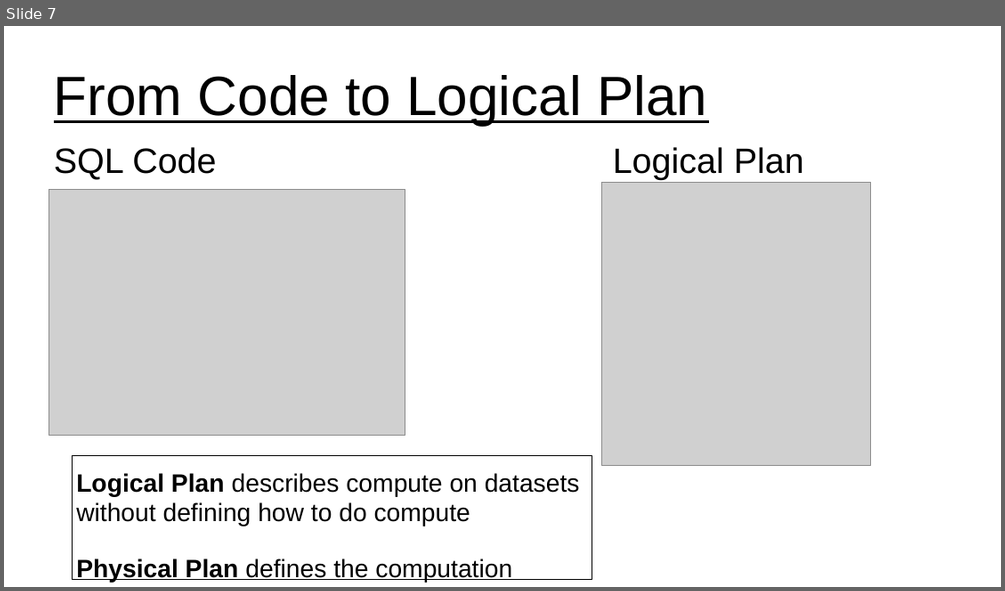
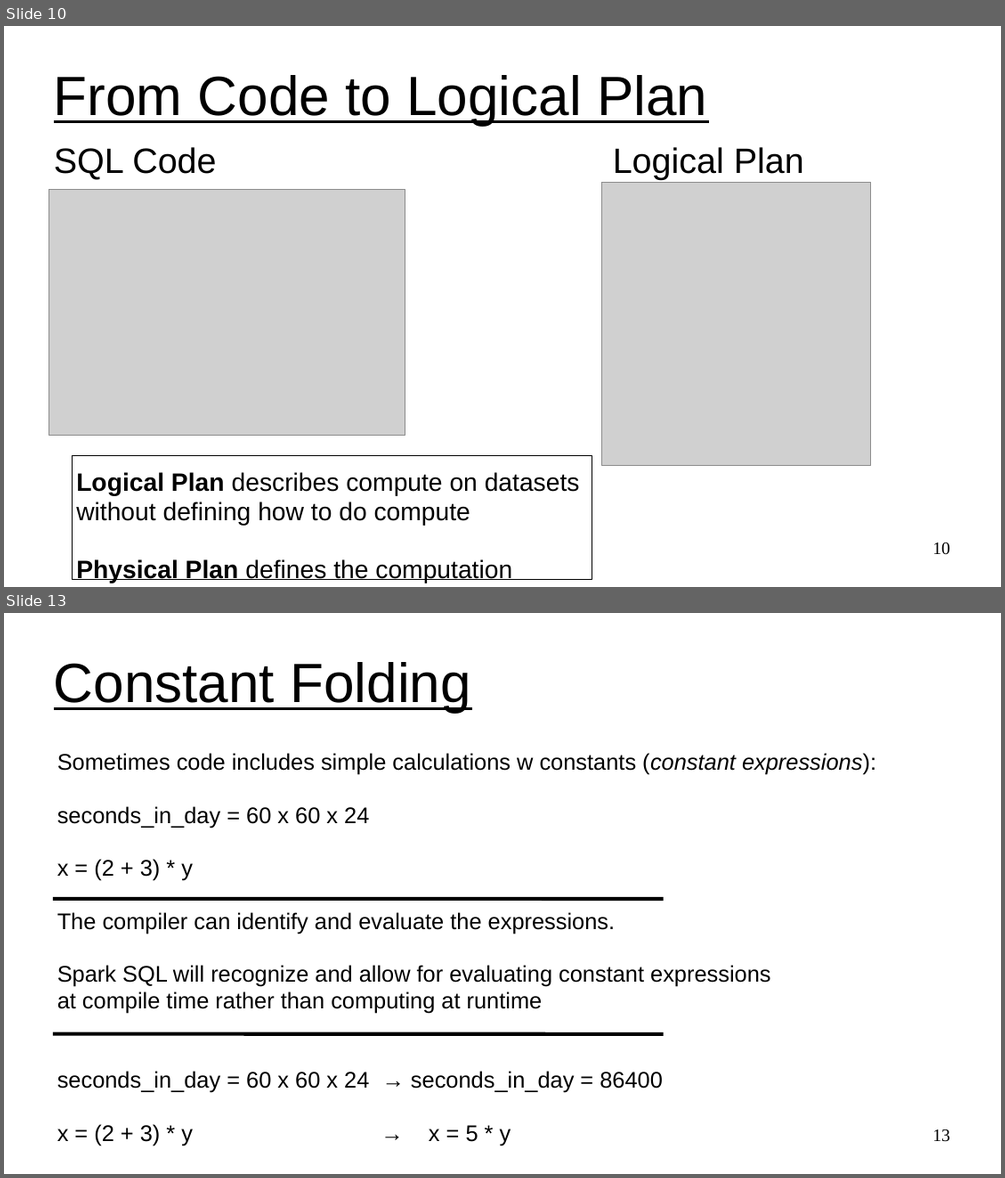
Before and after one commit to UVADS/distributed_computing, a slide deck: 03_dataframes_and_spark_sql/content_catalyst_optimizer/calalyst_optimizer_for_spark_sql.ppt. Shown one above the other, each under a label of ours: slide 7 before the commit, slides 10 and 13 after it; the slides between them are not shown. The pictures are 1005x591 and 1005x1178 pixels, drawn with LibreOffice and Linux fonts; fonts in the diff are those of the drawing; grey boxes stand for pictures. Boxes give left, top, right and bottom in pixels: in the first picture for what was removed or moved away, otherwise in the second. Text is boxed around its words. In the diff, an @@ line names an element or a change of style, - is before the commit and + after.

```diff
--- a/03_dataframes_and_spark_sql/content_catalyst_optimizer/calalyst_optimizer_for_spark_sql.ppt
+++ b/03_dataframes_and_spark_sql/content_catalyst_optimizer/calalyst_optimizer_for_spark_sql.ppt
@@ slide 13 added at [4,613,1001,1174], background #FFFFFF @@
@@ title added at [54,662,470,712], 44 pt, text #000000, underline @@
+Constant Folding
@@ subtitle added at [57,806,770,1145], 18 pt, text #000000 @@
+Sometimes code includes simple calculations w constants (constant expressions):
+seconds_in_day = 60 x 60 x 24
+x = (2 + 3) * y
+The compiler can identify and evaluate the expressions.
+Spark SQL will recognize and allow for evaluating constant expressions
+at compile time rather than computing at runtime
+seconds_in_day = 60 x 60 x 24 → seconds_in_day = 86400
+x = (2 + 3) * y → x = 5 * y
@@ line added from (53, 899) to (663, 899), #000000 2.89 pt @@
@@ line added from (53, 1034) to (663, 1034), #000000 2.89 pt @@
@@ page number added at [932,1129,950,1142], 14 pt, text #000000 @@
+13
@@ what was slide 7 is now slide 10 @@
@@ slide 10 changed as well @@
@@ page number added at [932,542,950,555], 14 pt, text #000000 @@
+10
```
Also in this commit, not shown: 9 other slides changed, 8 other slides added, 1 slide removed.
